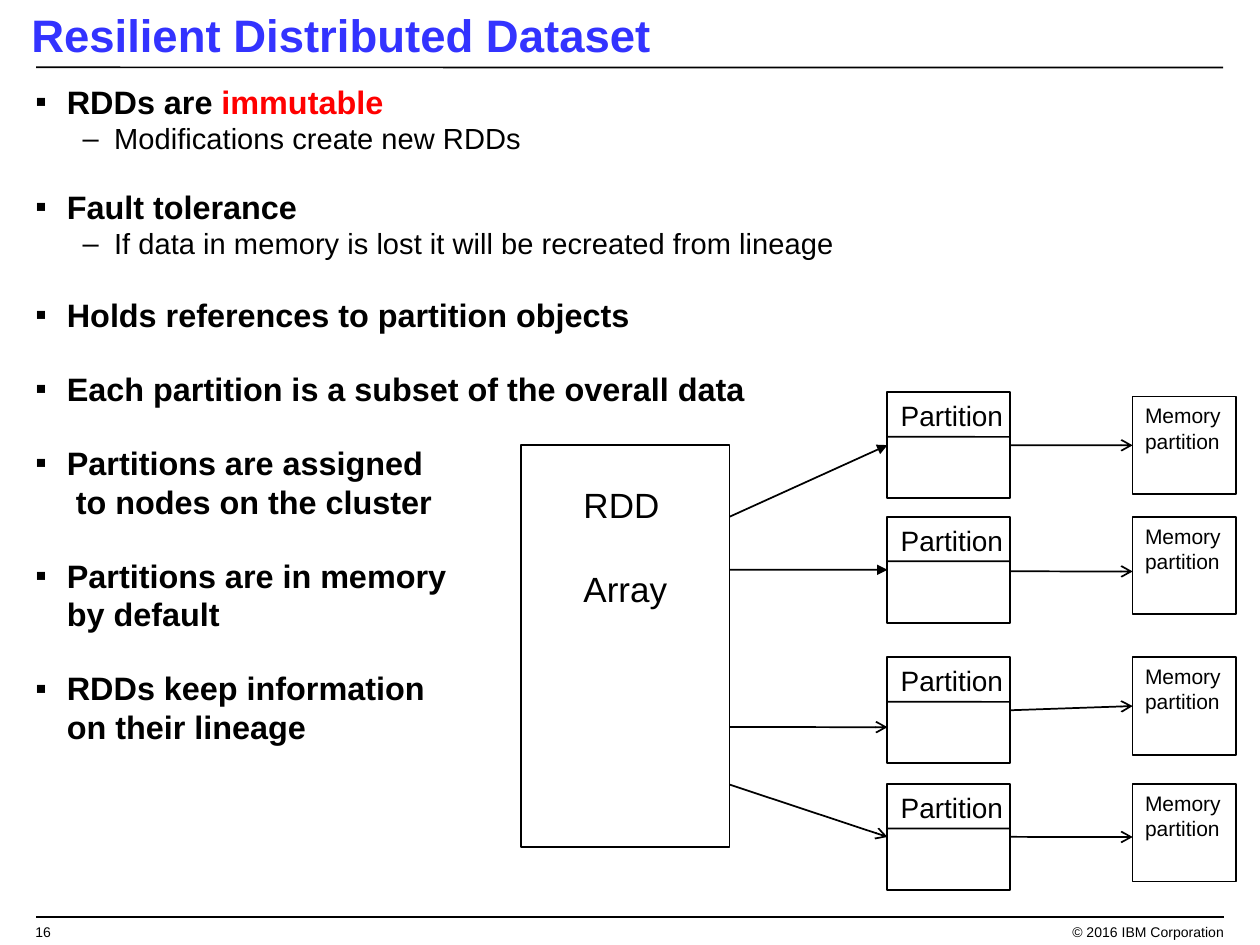
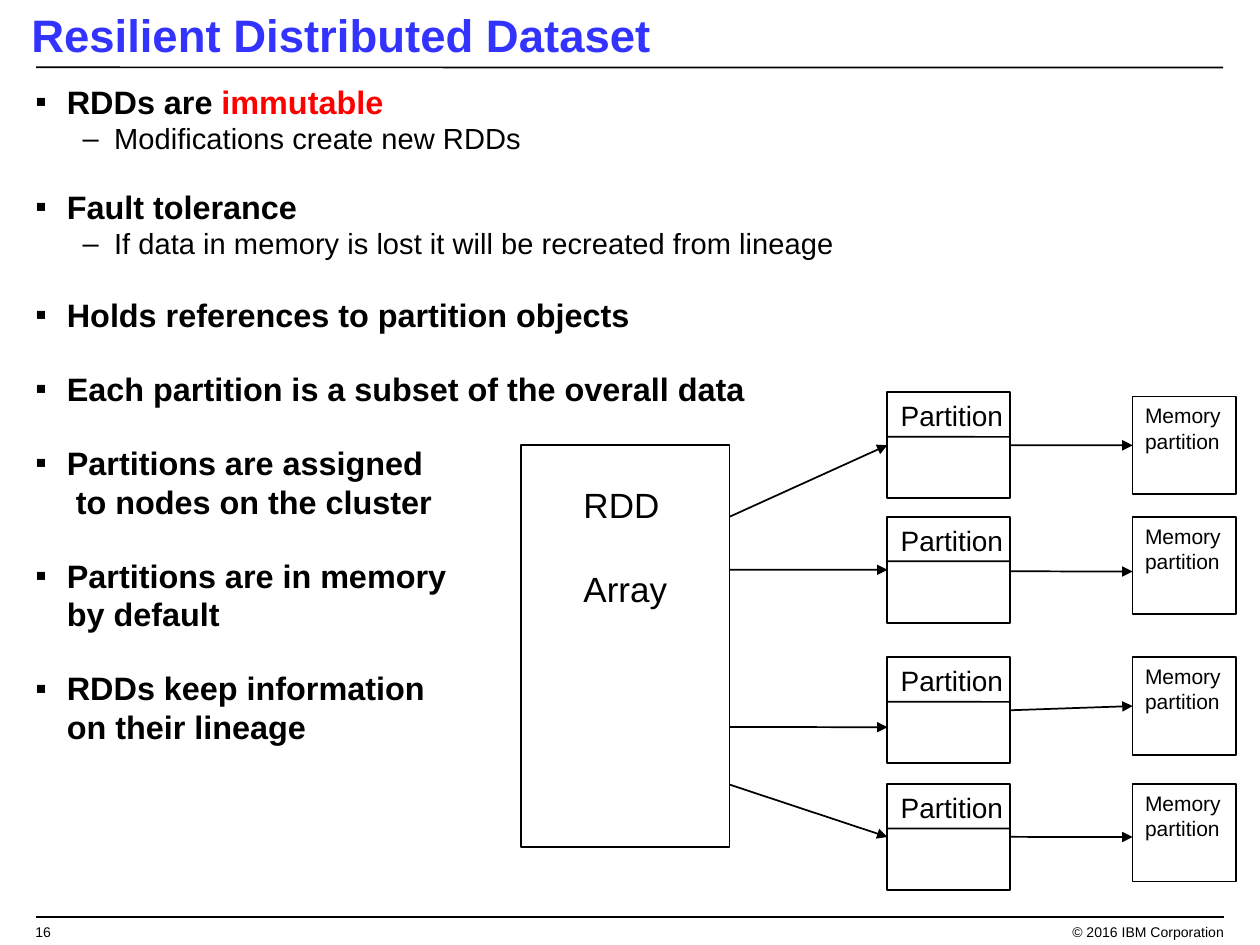
Before and after one commit to jpatter/SparkPOT, a slide deck: slide 16 of Coding w Apache Spark.ppt. Drawn at 1260x945 pixels with LibreOffice and Linux fonts; fonts in the diff are those of the drawing; background and template pictures are left out. Boxes give left, top, right and bottom in pixels: in the first picture for what was removed or moved away, otherwise in the second. Text is boxed around its words. In the diff, an @@ line names an element or a change of style, - is before the commit and + after.

```diff
--- a/Coding w Apache Spark.ppt
+++ b/Coding w Apache Spark.ppt
@@ arrow (1011, 445) - (1133, 445): arrowheads changed @@
@@ arrow (1011, 571) - (1133, 572): arrowheads changed @@
@@ arrow (1011, 711) - (1133, 706): arrowheads changed @@
@@ arrow (730, 727) - (887, 727): arrowheads changed @@
@@ arrow (730, 785) - (887, 837): arrowheads changed @@
@@ arrow (1011, 837) - (1133, 837): arrowheads changed @@
```
Also in this commit, not shown: 2 other files.
